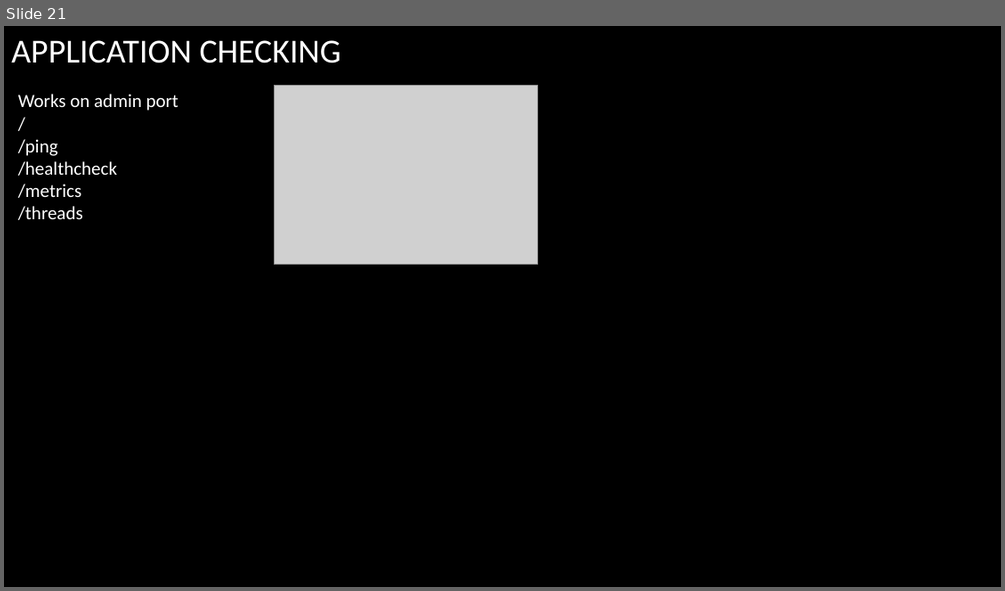
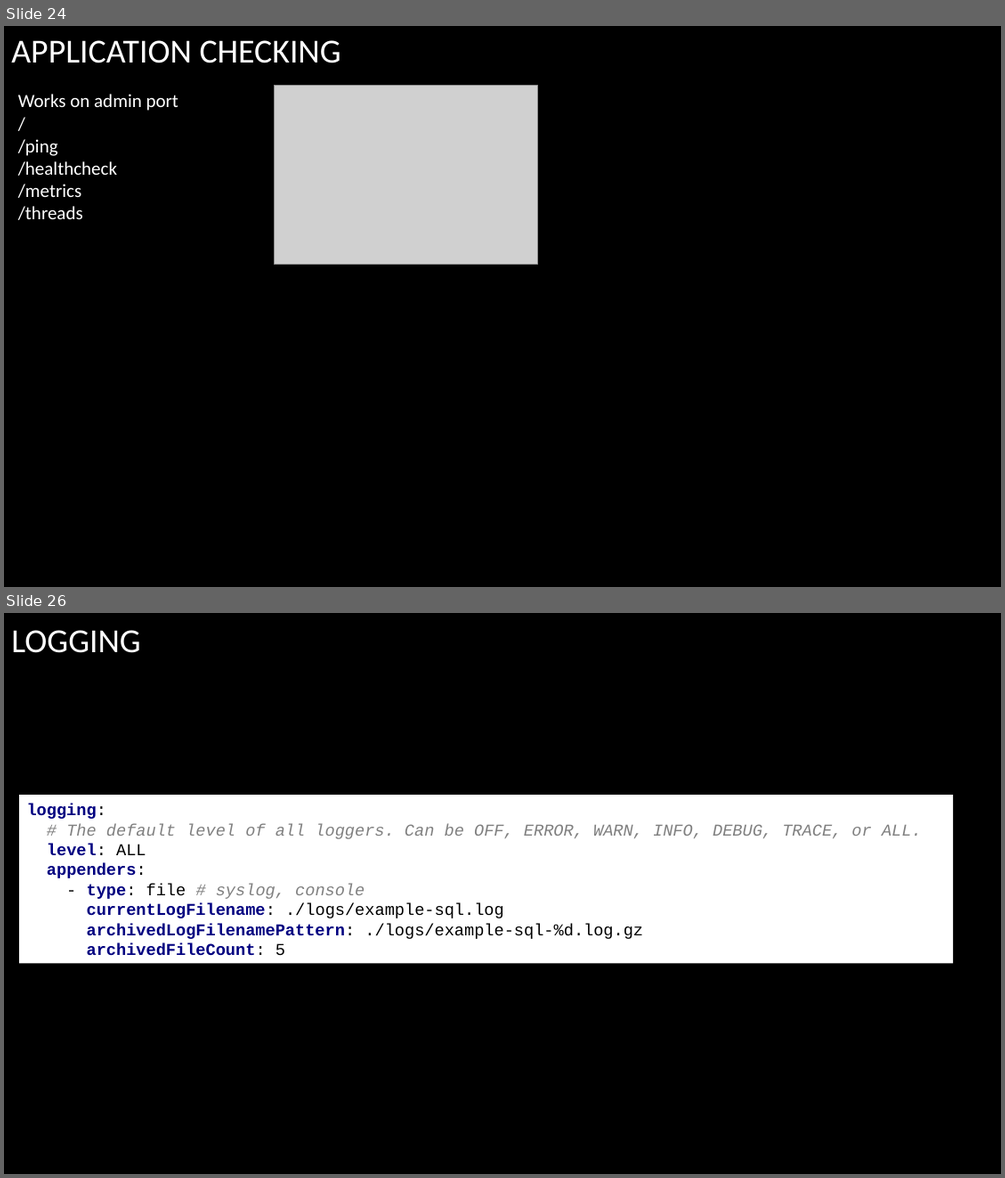
Before and after one commit to arenat/wiza_1, a slide deck: wiza.pptx. Shown one above the other, each under a label of ours: slide 21 before the commit, slides 24 and 26 after it; the slides between them are not shown. The pictures are 1005x591 and 1005x1178 pixels, drawn with LibreOffice and Linux fonts; fonts in the diff are those of the drawing; grey boxes stand for pictures; background and template pictures are left out. Boxes give left, top, right and bottom in pixels: in the first picture for what was removed or moved away, otherwise in the second. Text is boxed around its words. In the diff, an @@ line names an element or a change of style, - is before the commit and + after.

```diff
--- a/wiza.pptx
+++ b/wiza.pptx
@@ slide 26 added at box(4, 613, 1001, 1174), background picture (left out) @@
@@ title added at box(11, 630, 140, 653), 32.4 pt, text #FFFFFF @@
+LOGGING
@@ rectangle added at box(19, 795, 953, 964), fill #FFFFFF, 16 pt, text #808080 @@
+logging:
+# The default level of all loggers. Can be OFF, ERROR, WARN, INFO, DEBUG, TRACE, or ALL.
+level: ALL
+appenders:
+- type: file # syslog, console
+currentLogFilename: ./logs/example-sql.log
+archivedLogFilenamePattern: ./logs/example-sql-%d.log.gz
+archivedFileCount: 5
@@ what was slide 21 is now slide 24 @@
```
Also in this commit, not shown: 2 slides changed, 9 other slides added.
